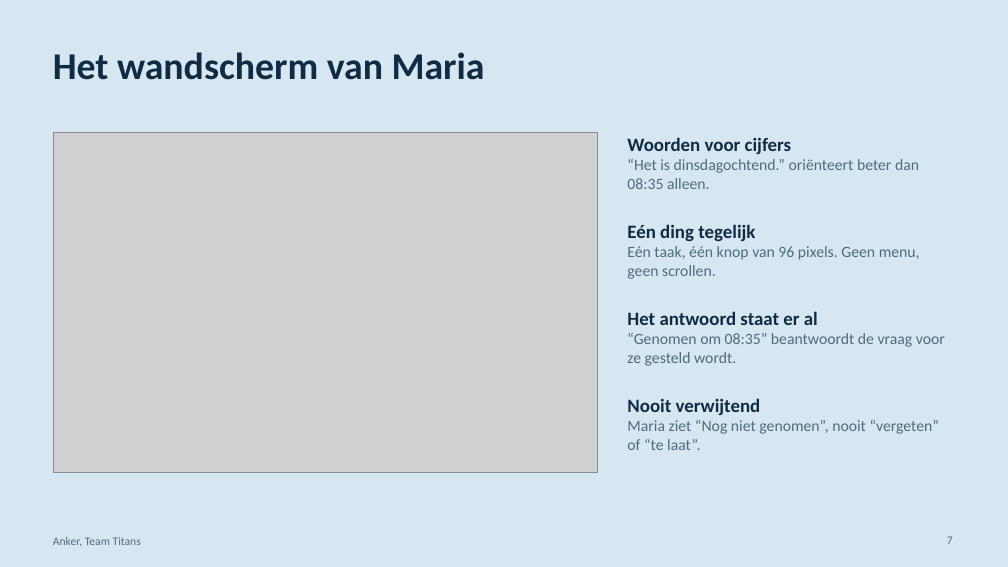
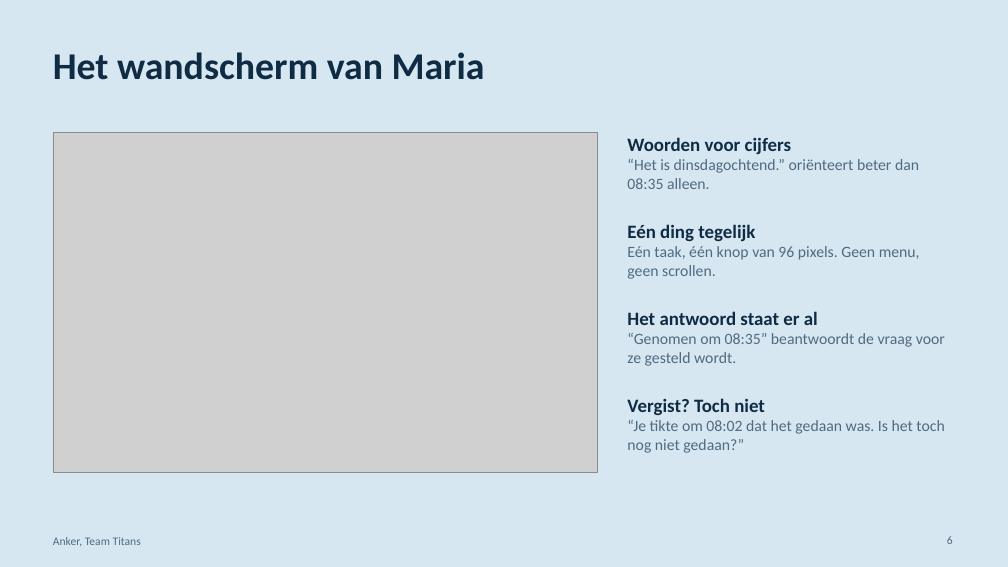
Before and after one commit to sergiuNE/Titans---Hack_The_Future, a slide deck: slide 6 of Documentation/Anker-pitch.pptx (slide 7 before the commit). Drawn at 1008x567 pixels with LibreOffice and Linux fonts; fonts in the diff are those of the drawing; grey boxes stand for pictures. Boxes give left, top, right and bottom in pixels: in the first picture for what was removed or moved away, otherwise in the second. Text is boxed around its words. In the diff, an @@ line names an element or a change of style, - is before the commit and + after.

```diff
--- a/Documentation/Anker-pitch.pptx
+++ b/Documentation/Anker-pitch.pptx
@@ text at bbox=[627, 398, 944, 453]: text changed @@
-Nooit verwijtend
-Maria ziet “Nog niet genomen”, nooit “vergeten” of “te laat”.
+Vergist? Toch niet
+“Je tikte om 08:02 dat het gedaan was. Is het toch nog niet gedaan?”
@@ page number at bbox=[947, 536, 953, 544]: text changed @@
-7
+6
```
Also in this commit, not shown: 1 other slide changed, 1 slide added, 2 slides removed, 18 other files.
